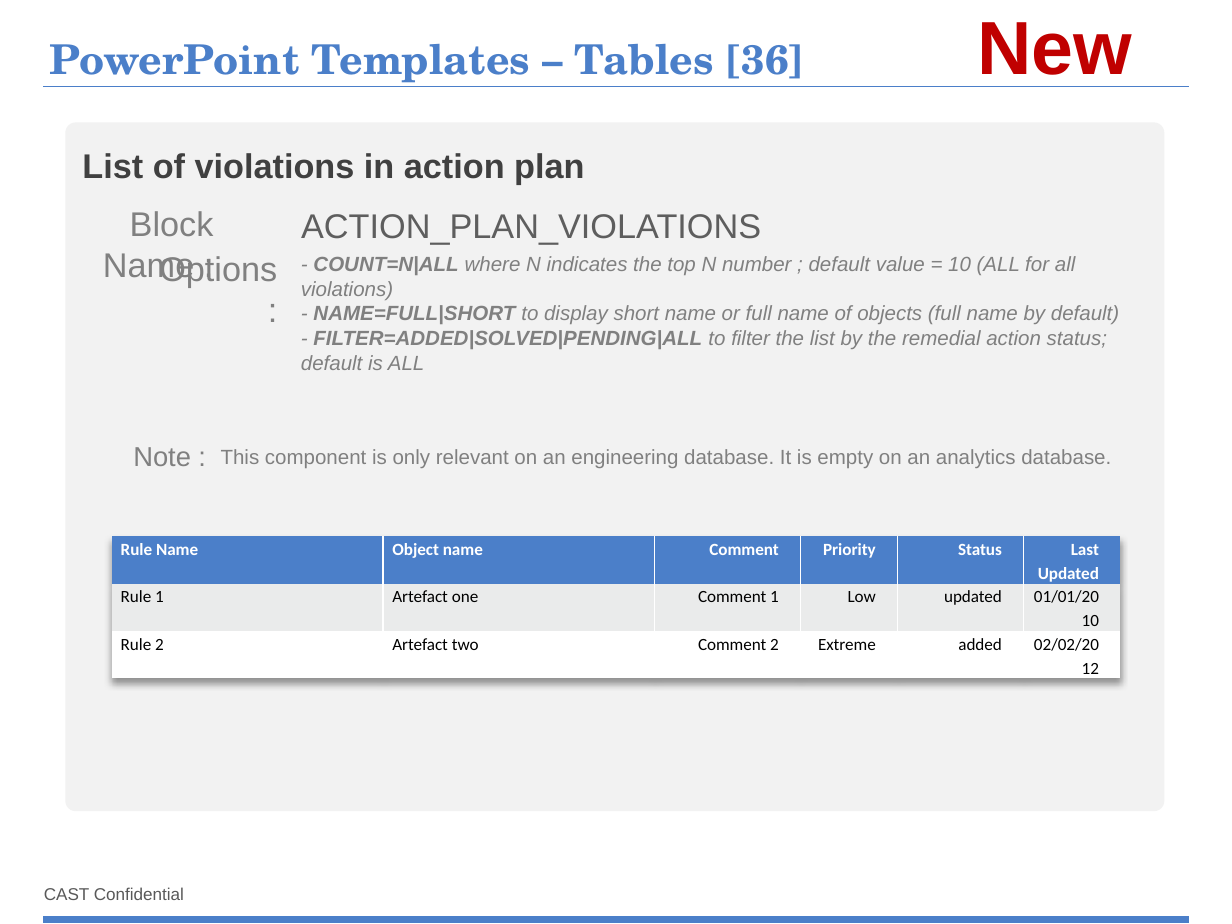
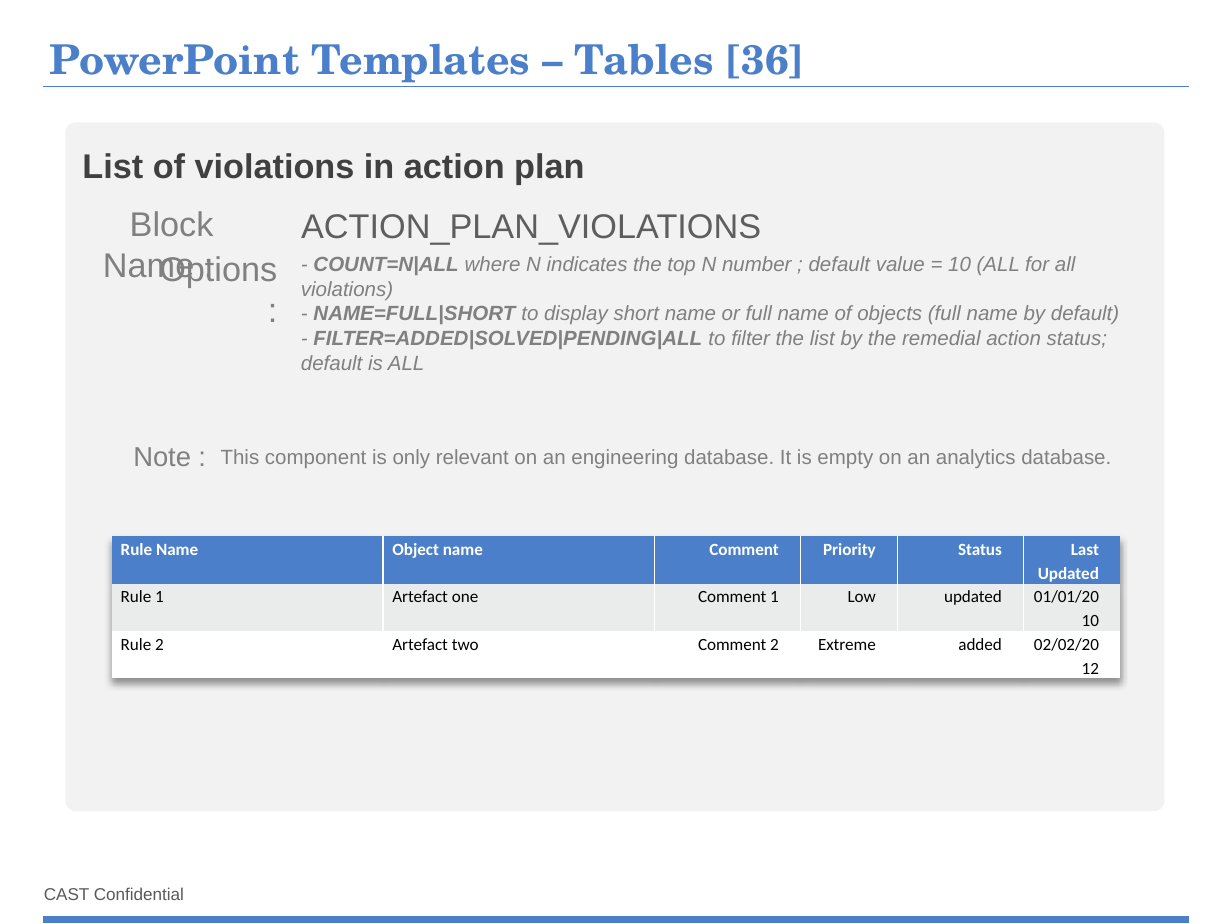
Before and after one commit to CAST-projects/ReportGenerator, a slide deck: slide 67 of CastReporting.Reporting/TemplatesFiles/1- Powerpoint-components-library.pptx. Drawn at 1232x924 pixels with LibreOffice and Linux fonts; fonts in the diff are those of the drawing; background and template pictures are left out. Boxes give left, top, right and bottom in pixels: in the first picture for what was removed or moved away, otherwise in the second. Text is boxed around its words. In the diff, an @@ line names an element or a change of style, - is before the commit and + after.

```diff
--- a/CastReporting.Reporting/TemplatesFiles/1- Powerpoint-components-library.pptx
+++ b/CastReporting.Reporting/TemplatesFiles/1- Powerpoint-components-library.pptx
@@ text removed at <box>978,22,1133,87</box> @@
-New
```
Also in this commit, not shown: 2 other slides changed, 2 other files.
